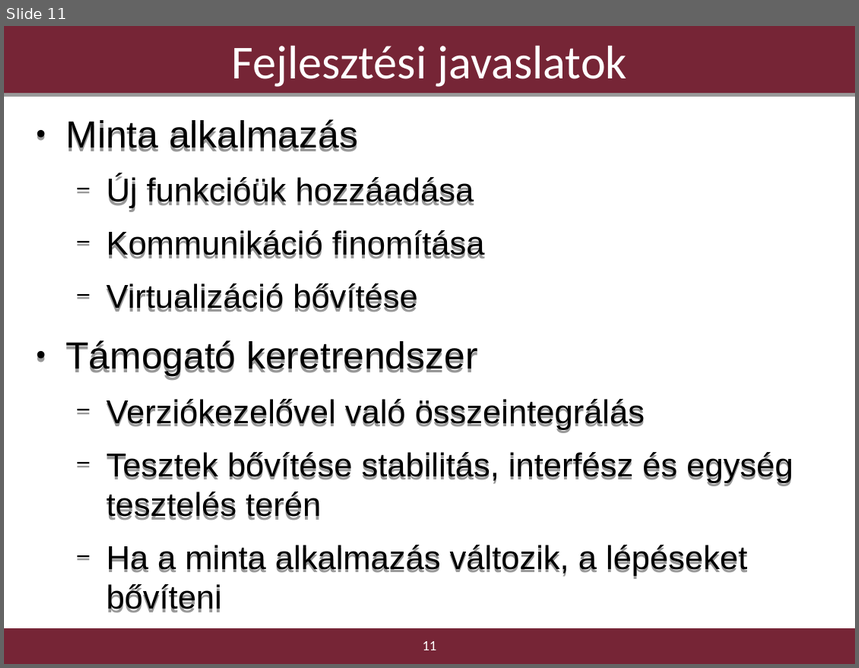
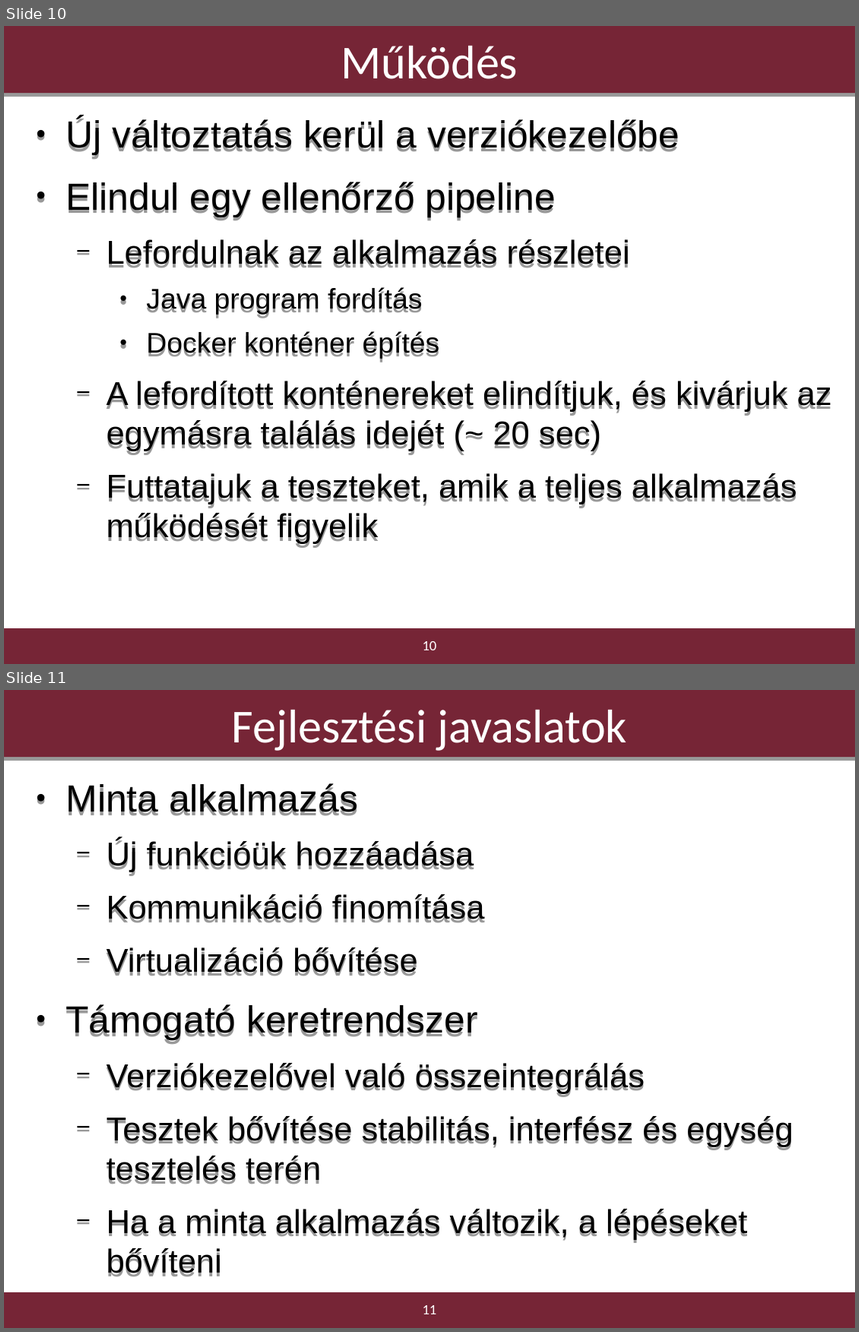
Before and after one commit to borlayda/dipterv2016-microservice, a slide deck: diplomaterv-cykkop.odp. Shown one above the other, each under a label of ours: slide 11 before the commit, slides 10 and 11 after it. The pictures are 859x668 and 859x1332 pixels, drawn with LibreOffice and Linux fonts; fonts in the diff are those of the drawing; background and template pictures are left out. Boxes give left, top, right and bottom in pixels: in the first picture for what was removed or moved away, otherwise in the second. Text is boxed around its words. In the diff, an @@ line names an element or a change of style, - is before the commit and + after.

```diff
--- a/diplomaterv-cykkop.odp
+++ b/diplomaterv-cykkop.odp
@@ slide 10 added at box(4, 26, 855, 664), background #FFFFFF; not listed: 1 template element that a slide beside it also shows @@
@@ title added at box(4, 26, 855, 93), fill #762536, 40 pt, text #FFFFFF @@
+Működés
@@ text added at box(66, 117, 832, 544), 28 pt, text #000000 @@
+● Új változtatás kerül a verziókezelőbe
+● Elindul egy ellenőrző pipeline
+  − Lefordulnak az alkalmazás részletei
+    ● Java program fordítás
+    ● Docker konténer építés
+  − A lefordított konténereket elindítjuk, és kivárjuk az egymásra találás idejét (~ 20 sec)
+  − Futtatajuk a teszteket, amik a teljes alkalmazás működését figyelik
@@ page number added at box(423, 642, 437, 651), 12 pt, text #FFFFFF @@
+10
```
Also in this commit, not shown: 1 slide changed, 1 slide removed.
